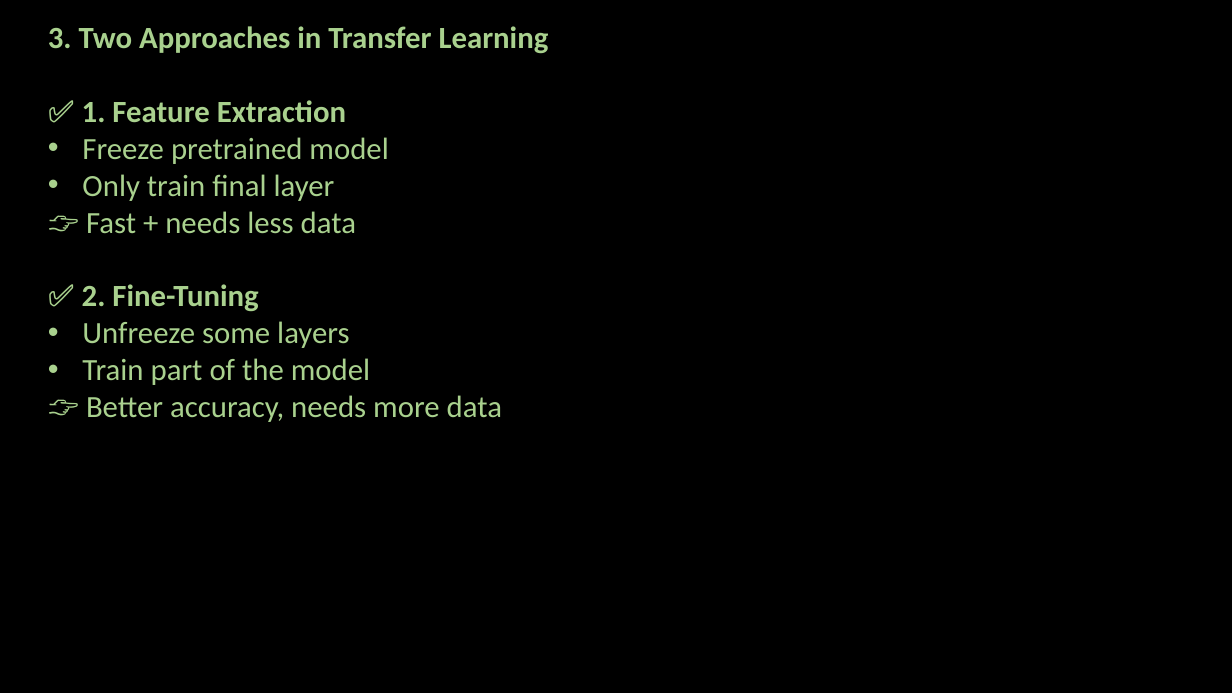
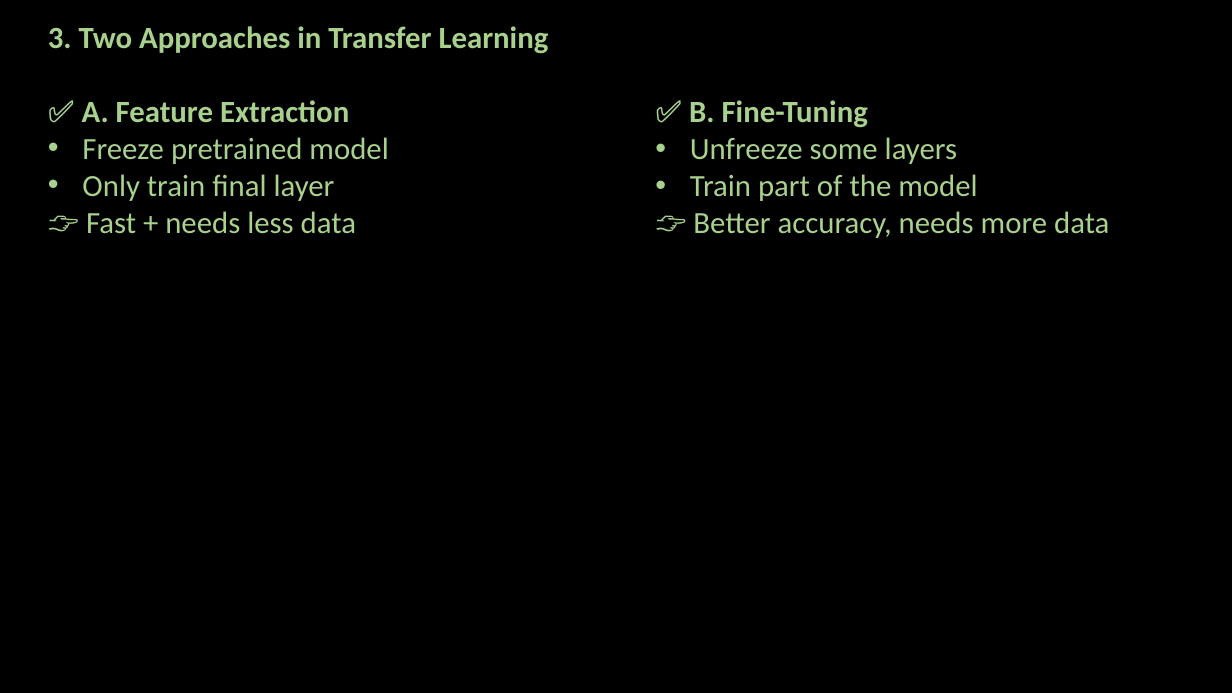
Before and after one commit to ash322ash422/youtube, a slide deck: slide 4 of deep_learning/2_CNN/4_transfer_learning/transfer_learning.pptx. Drawn at 1232x693 pixels with LibreOffice and Linux fonts; fonts in the diff are those of the drawing; background and template pictures are left out. Boxes give left, top, right and bottom in pixels: in the first picture for what was removed or moved away, otherwise in the second. Text is boxed around its words. In the diff, an @@ line names an element or a change of style, - is before the commit and + after.

```diff
--- a/deep_learning/2_CNN/4_transfer_learning/transfer_learning.pptx
+++ b/deep_learning/2_CNN/4_transfer_learning/transfer_learning.pptx
@@ text at bbox=[82, 100, 349, 123]: text changed @@
-✅ 1. Feature Extraction
+✅ A. Feature Extraction
@@ text added at bbox=[689, 100, 1109, 238], 24 pt, text #A9D18E @@
+✅ B. Fine-Tuning
+• Unfreeze some layers
+• Train part of the model
+👉 Better accuracy, needs more data
@@ text at bbox=[82, 284, 502, 422]: paragraphs removed @@
-✅ 2. Fine-Tuning
-• Unfreeze some layers
-• Train part of the model
-👉 Better accuracy, needs more data
```
Also in this commit, not shown: 2 other slides changed, 46 other files.
